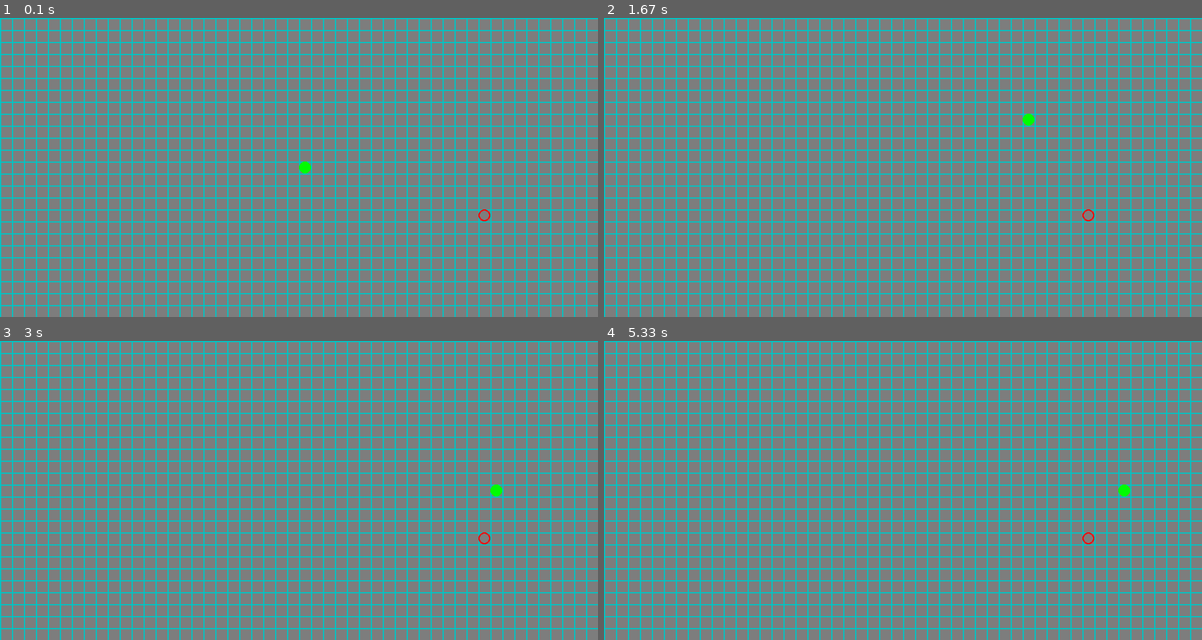
Above: before the commit, frames 1-4 (two rows, left to right).
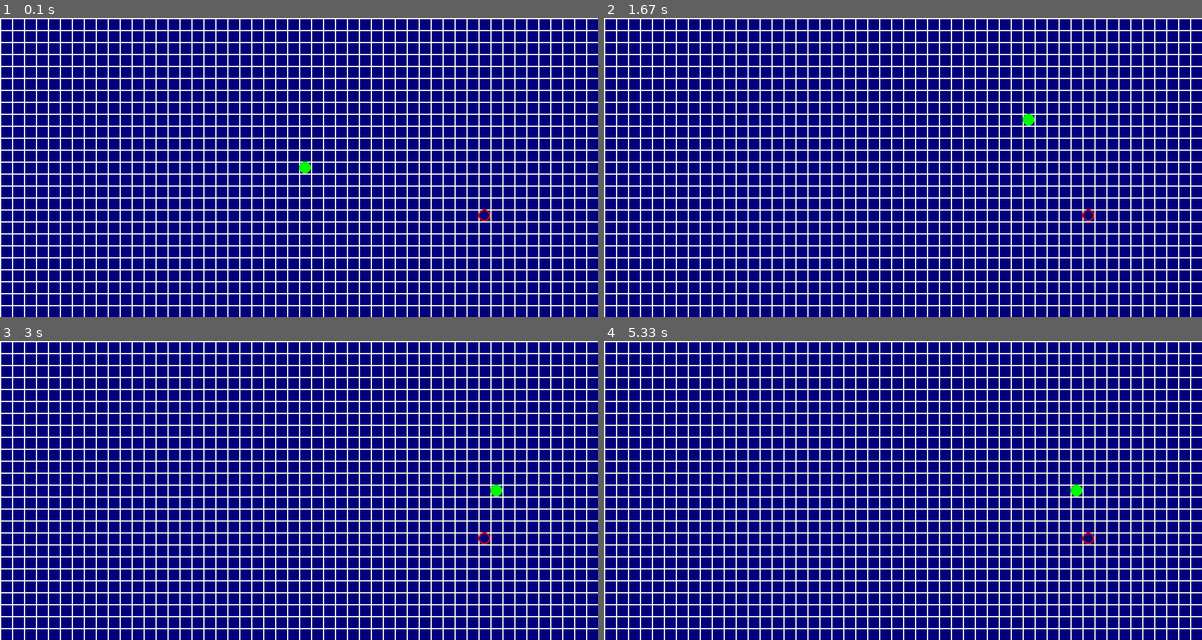
Above: after the commit, the same moments.

Repository: Thanatos0-ops/Pygame_snake
Game: pygame game, started from snake_game.py
Same seed, same stepped clock (60 frames per second), same inputs: the game is played once before the commit and once after it.
Inputs:
- Up to frame 1 (0.1 s): no input
- Up to frame 2 (1.67 s): hold Right 0.33-0.8 s; hold Up 0.83-1.13 s; hold D 1.17-1.63 s
- Up to frame 3 (3 s): hold S 2.23-2.53 s; hold Left 2.57-2.97 s
- Up to frame 4 (5.33 s): hold W 3-3.37 s; hold Right 3.4-4.03 s; hold S 4.07-4.43 s; hold Left 4.47-4.93 s; hold D from 4.97 s (still down)

The runs differ from the first frame. In frame 1, 100% of the frame differs, in the area x 0-100%, y 0-100%; in frame 2, 100%; in frame 3, 100%; in frame 4, 100%.

Commit message:
Add logic to prevent contradictory snake moves

Diff:
--- a/snake_game.py
+++ b/snake_game.py
@@ -35,8 +35,8 @@
 WHITE = (255, 255, 255)
 RED = (255, 0, 0)
 GREEN = (0, 255, 0)
-BLUE = (0, 0, 255)
-TEAL = (0, 200, 200)
+DEEP_NAVY = (0, 0, 128)
+SOFT_WHITE = (255, 255, 240)
 
 # Score
 score = 0
@@ -57,15 +57,15 @@
 
 
 def background():
-    screen.fill((GRAY))
+    screen.fill((DEEP_NAVY))
 
      # Draw vertical lines every GRID_SIZE pixels
     for x in range(0, WIDTH, GRID_SIZE):
-        pygame.draw.line(screen, TEAL, (x, 0), (x, HEIGHT), 2)
+        pygame.draw.line(screen, SOFT_WHITE, (x, 0), (x, HEIGHT), 2)
 
     # Draw horizontal lines every GRID_SIZE pixels
     for y in range(0, HEIGHT, GRID_SIZE):
-        pygame.draw.line(screen, TEAL, (0, y), (WIDTH, y), 2)
+        pygame.draw.line(screen, SOFT_WHITE, (0, y), (WIDTH, y), 2)
 
 def move_snake():
     global snake_x, snake_y, s
@@ -110,10 +110,9 @@
         return True
     return False
 
-
 def game_over():
     game_over_text = font.render("Game Over ! Press any key to restart", True, WHITE)
-    screen.blit(game_over_text, (WIDTH // 4, HEIGHT // 2))
+    screen.blit(game_over_text, (WIDTH // 2, HEIGHT // 2))
     pygame.display.flip()
     waiting_for_restart = True
     while waiting_for_restart:
@@ -134,13 +133,13 @@
         if event.type == KEYDOWN:
             if event.key == K_ESCAPE:
                 running = False
-            elif K_w == event.key or event.key == K_UP:
+            elif (K_w == event.key or event.key == K_UP) and snake_dy == 0:
                 snake_dx, snake_dy = 0, -1
-            elif K_s == event.key or event.key == K_DOWN:
+            elif (K_s == event.key or event.key == K_DOWN) and snake_dy == 0:
                 snake_dx, snake_dy = 0, 1
-            elif K_a == event.key or event.key == K_LEFT:
+            elif (K_a == event.key or event.key == K_LEFT) and snake_dx == 0:
                 snake_dx, snake_dy = -1, 0
-            elif K_d == event.key or event.key == K_RIGHT:
+            elif (K_d == event.key or event.key == K_RIGHT) and snake_dx == 0:
                 snake_dx, snake_dy = 1, 0
 
     background()
